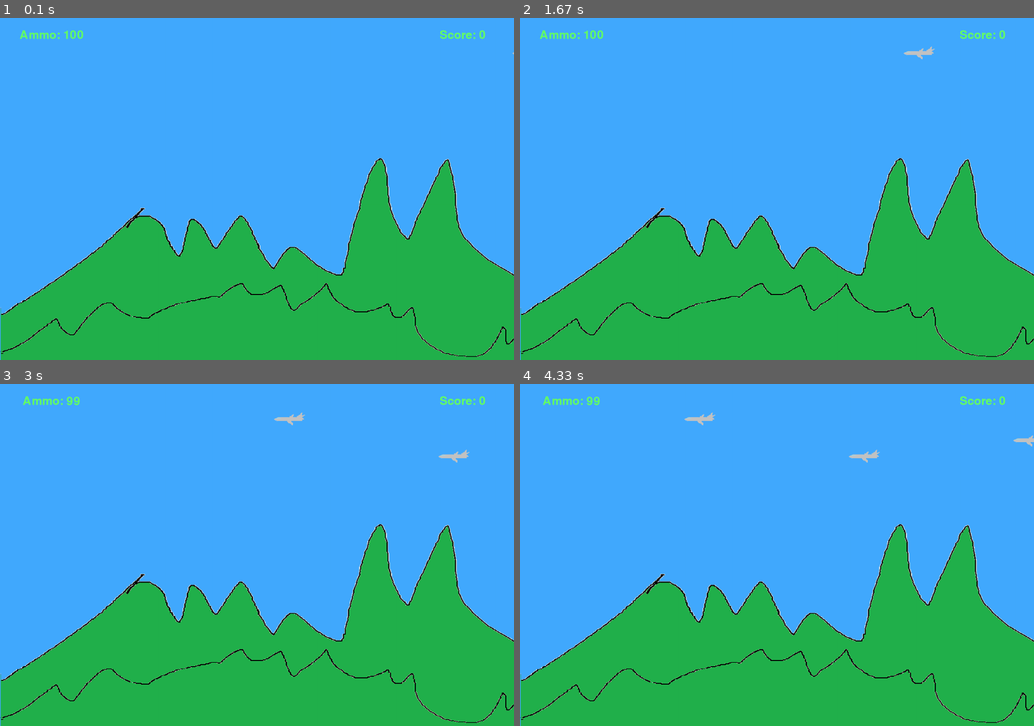
Above: before the commit, frames 1-4 (two rows, left to right).
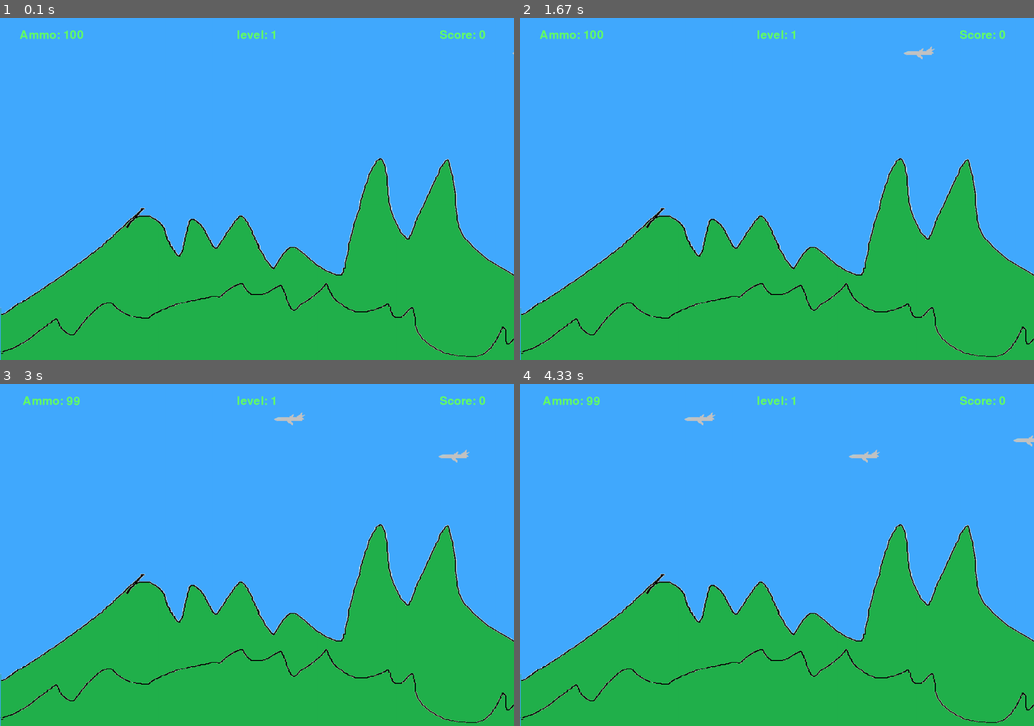
Above: after the commit, the same moments.

Repository: ViktorZhikharev/PyGameProject
Game: pygame game, started from main.py
The game is run twice, just before and just after one commit, with the same random seed, the same clock (stepped at 60 frames per second) and the same inputs.
Inputs:
- Up to frame 1 (0.1 s): no input
- Up to frame 2 (1.67 s): hold Right 0.33-0.8 s; hold Left from 1.33 s (still down)
- Up to frame 3 (3 s): release Left at 1.87 s; tap Space at 1.9 s
- Up to frame 4 (4.33 s): no input

The runs differ from the first frame. In frame 1, less than 0.1% of the frame differs, in the area x 46-54%, y 3-7%; in frame 2, less than 0.1%; in frame 3, less than 0.1%; in frame 4, less than 0.1%.

Commit message:
beta 0.5.1 - добавлены ядерные пули с 6 уровня + индикатор уровня, прочие улучшения

Diff:
--- a/main.py
+++ b/main.py
@@ -48,9 +48,11 @@
         self.rect.bottom = height
         self.rect.x = pos[0]
         self.rect.y = pos[1]
+        self.border = False
 
     def update(self):
         if self.rect.x not in range(width) or self.rect.y not in range(height):
+            self.border = True
             self.kill()
         k = False
         for i in all_sprites.sprites():
@@ -62,8 +64,12 @@
         else:
             if k:
                 bang.kill(True)
+            self.kill()
+
+    def kill(self):
+        if not self.border:
             Kaboom((self.rect.x, self.rect.y), 'kaboom.png')
-            self.kill()
+        super().kill()
 
 
 class Vect():
@@ -175,6 +181,29 @@
     def update(self):
         self.rect = self.rect.move(*self.vector.tuple())
         if self.rect.x not in range(-200, width):
+            self.kill()
+
+
+class NukeBullet(Bullet):
+    def kill(self):
+        if not self.border:
+            NukeKaboom((self.rect.x - 75, self.rect.y - 75), 'nukekaboom.png', 60)
+        super().kill()
+
+
+class NukeKaboom(Kaboom):
+    def update(self):
+        k = False
+        for i in all_sprites.sprites():
+            if pygame.sprite.collide_mask(self, i) and issubclass(type(i), Plane):
+                k = True
+                bang = i
+        else:
+            if k:
+                bang.kill(True)
+        if self.ttl != 0:
+                self.ttl -= 1
+        else:
             self.kill()
 
 
@@ -197,6 +226,7 @@
             aa_pos = (420, 530)
         running = check = True
         shoot = tl = tr = False
+        spd = 12
         while running:
             if score < 0:
                 screen.fill((0, 0, 0))
@@ -228,6 +258,12 @@
                 atext_w = atext.get_width()
                 atext_h = atext.get_height()
                 screen.blit(atext, (atext_x, atext_y))
+                ltext = font.render('level: ' + str(fc // 10000 + 1), True, (100, 255, 100))
+                ltext_x = width // 2 - ltext.get_width() // 2
+                ltext_y = 50 - ltext.get_height() // 2
+                ltext_w = ltext.get_width()
+                ltext_h = ltext.get_height()
+                screen.blit(ltext, (ltext_x, ltext_y))
                 dt = clock.tick(120)
                 for event in pygame.event.get():
                     if event.type == pygame.QUIT:
@@ -246,13 +282,18 @@
                             tl = False
                         if event.key == pygame.K_RIGHT:
                             tr = False
-                if shoot and fc % 8 == 0 and ammo != 0:
-                    ammo -= 1
-                    Bullet(aa_pos, 'blt1.png')
+                if shoot and fc % spd == 0 and ammo != 0:
+                    if fc < 50000:
+                        ammo -= 1
+                        Bullet(aa_pos, 'blt1.png')
+                    if fc > 50000:
+                        NukeBullet(aa_pos, 'blt1.png')
                 if fc < 10000:
                     if fc % lvlcount == 0:
                         Bomber((width - 1, random.randint(80, 250)))
                 elif fc >= 10000 and fc < 100000:
+                    if lvlcount == 0:
+                        lvlcount = 1
                     if fc % lvlcount == 0:
                         if random.choice([True, False]):
                             Bomber((width - 1, random.randint(80, 250)))
@@ -277,6 +318,12 @@
                 if not random.randint(0, 1000):
                     Cloud((1480, random.randint(80, 250)))
                 pygame.display.flip()
+                if fc == 20000:
+                    spd = 8
+                if fc == 30000:
+                    spd = 4
+                if fc == 50000:
+                    spd = 18
         if not running:
             break
     pygame.quit()
Binary file added: images/nukekaboom.png
